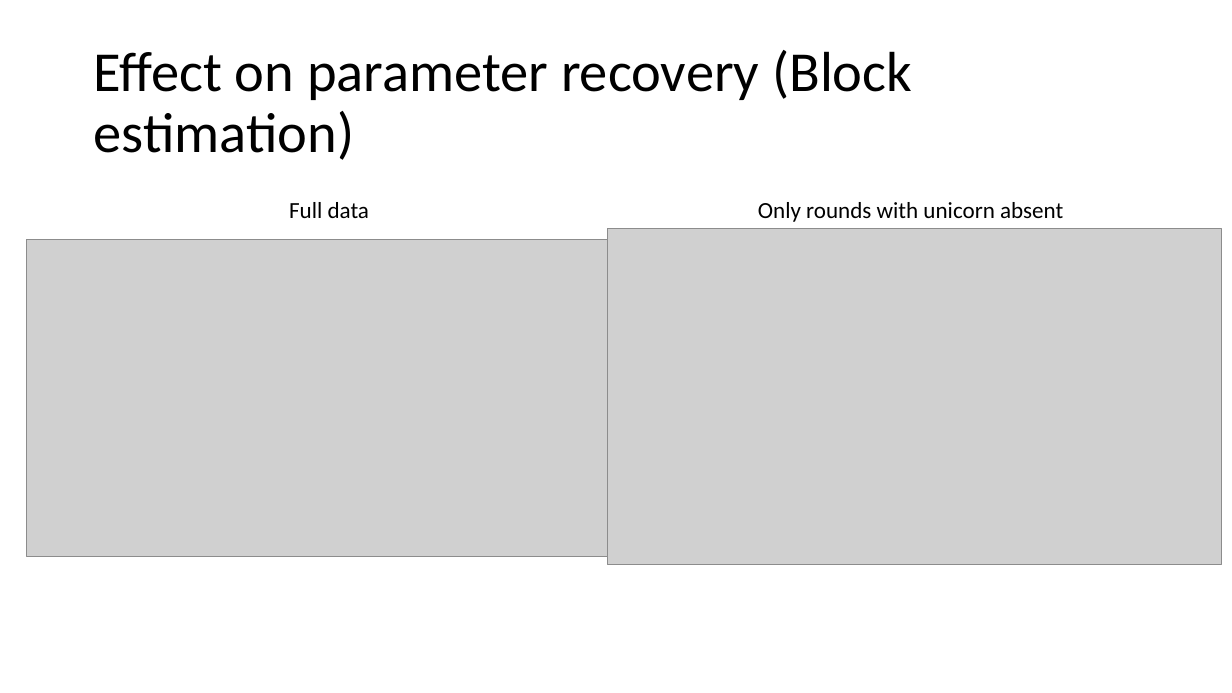
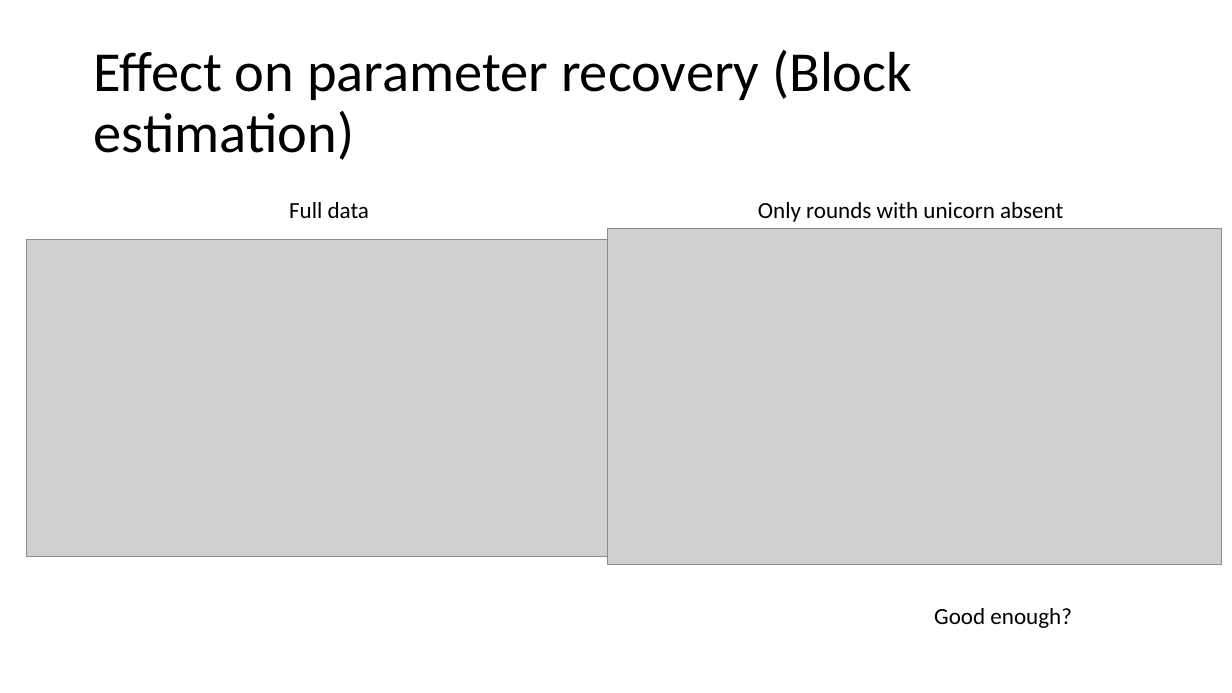
Before and after one commit to Slendercoder/DCL-DataAnalysis, a slide deck: slide 11 of DataCorrection.pptx (slide 10 before the commit). Drawn at 1232x693 pixels with LibreOffice and Linux fonts; fonts in the diff are those of the drawing; grey boxes stand for pictures. Boxes give left, top, right and bottom in pixels: in the first picture for what was removed or moved away, otherwise in the second. Text is boxed around its words. In the diff, an @@ line names an element or a change of style, - is before the commit and + after.

```diff
--- a/DataCorrection.pptx
+++ b/DataCorrection.pptx
@@ text added at box(934, 608, 1072, 628), 18 pt, text #000000 @@
+Good enough?
```
Also in this commit, not shown: 4 other slides changed, 4 slides added, 2 slides removed, 30 other files.
